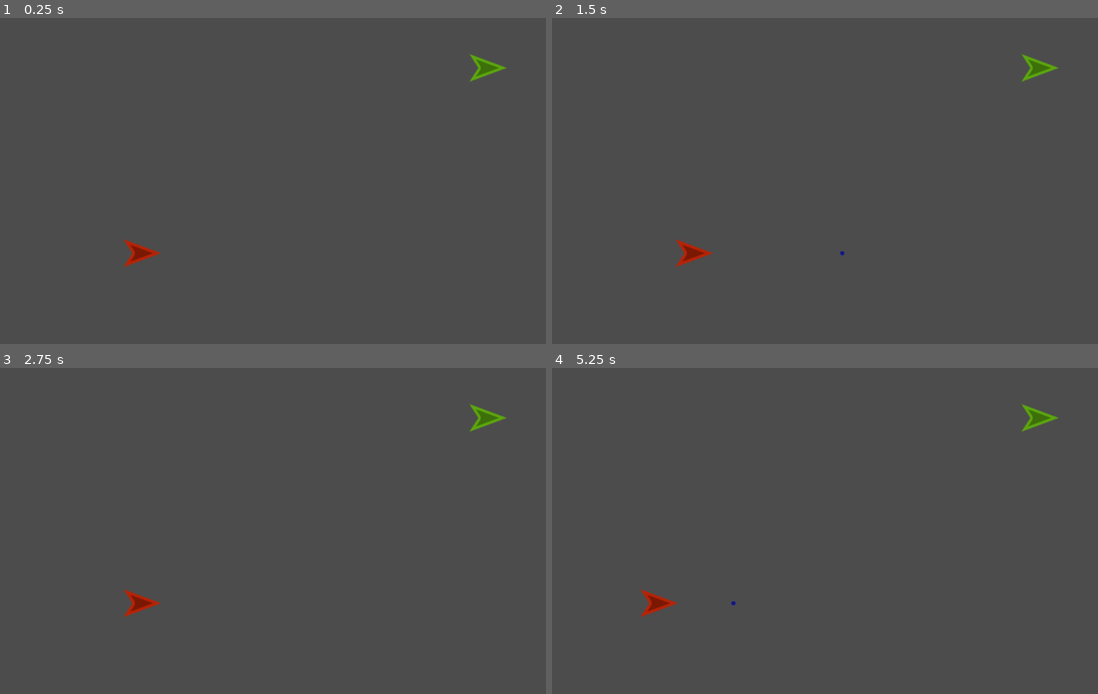
Above: before the commit, frames 1-4 (two rows, left to right).
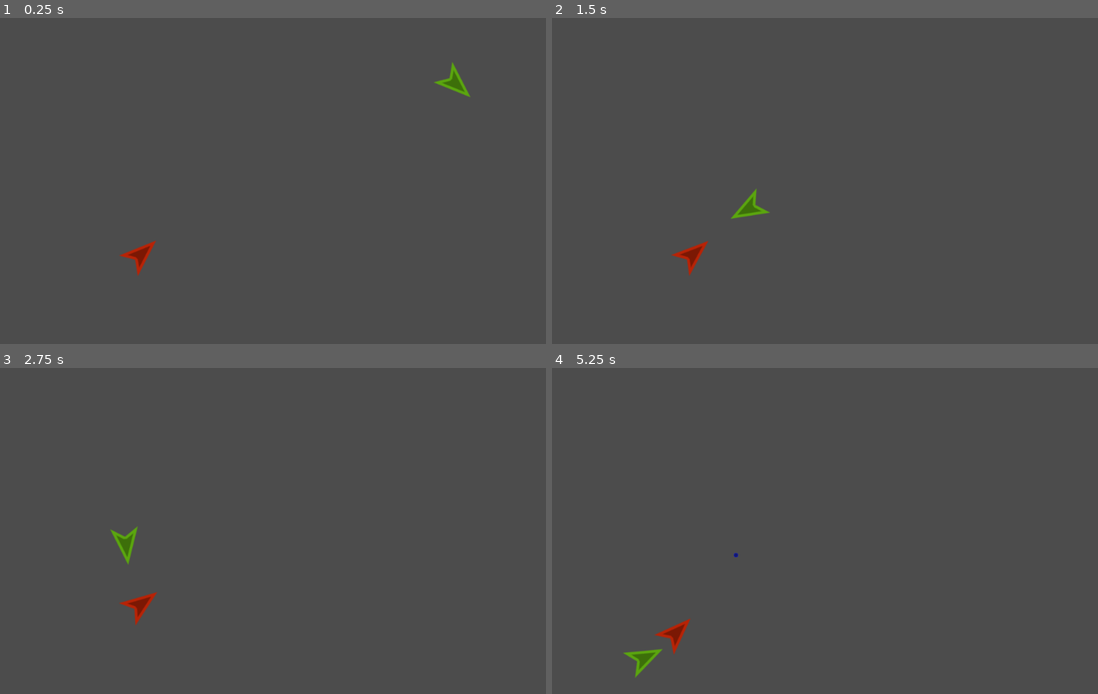
Above: after the commit, the same moments.

Repository: GDQuest/godot-steering-ai-framework
Game: Godot game, scene res://demos/Quickstart/QuickStartDemo.tscn
Same seed, same stepped clock (60 frames per second), same inputs: the game is played once before the commit and once after it. The project has no main scene, so this scene is started directly.
Inputs (mouse positions are in pixels of both pictures, inside the frame that each line leads up to):
- Up to frame 1 (0.25 s): no input
- Up to frame 2 (1.5 s): move the mouse to (999, 145) at 0.52 s; hold D (sf_right) 0.53-1.25 s; click (999, 145) at 0.67 s; drag from (737, 181) to (830, 236) at 1.27 s
- Up to frame 3 (2.75 s): move the mouse to (371, 433) at 2.02 s; hold D (sf_right) from 2.03 s (still down)
- Up to frame 4 (5.25 s): release D (sf_right) at 2.75 s; drag from (830, 586) to (677, 459) at 2.77 s; move the mouse to (1048, 566) at 3.52 s; hold A (sf_left) 3.53-4.25 s; drag from (677, 459) to (770, 423) at 4.27 s; move the mouse to (890, 514) at 5.02 s; hold S (sf_down) from 5.03 s (still down); click (890, 514) at 5.17 s

The runs differ from the first frame. In frame 1, 0.8% of the frame differs, in the area x 21-93%, y 11-80%; in frame 2, 0.8%; in frame 3, 0.7%; in frame 4, 1.0%, in the area x 13-93%, y 11-96%.
Error before the commit: Invalid set index 'max_linear_speed' (on base: 'Reference (GSTSteeringAgent.gd)') with value of type 'float'. (res://demos/Quickstart/Player.gd:23)

Commit message:
Refactor remaining variable name inconsistencies

Diff:
--- a/project/demos/Quickstart/Agent.gd
+++ b/project/demos/Quickstart/Agent.gd
@@ -49,10 +49,10 @@
 
 func _ready() -> void:
 	# ---------- Configuration for our agent ----------
-	agent.max_linear_speed = speed_max
-	agent.max_linear_acceleration = acceleration_max
-	agent.max_angular_speed = deg2rad(angular_speed_max)
-	agent.max_angular_acceleration = deg2rad(angular_acceleration_max)
+	agent.linear_speed_max = speed_max
+	agent.linear_acceleration_max = acceleration_max
+	agent.angular_speed_max = deg2rad(angular_speed_max)
+	agent.angular_acceleration_max = deg2rad(angular_acceleration_max)
 	agent.bounding_radius = calculate_radius($CollisionPolygon2D.polygon)
 	update_agent()
 
@@ -60,7 +60,7 @@
 	# Pursue will happen while the player is in good health. It produces acceleration that takes
 	# the agent on an intercept course with the target, predicting its position in the future
 	var pursue := GSTPursue.new(agent, player_agent)
-	pursue.max_predict_time = 1.5
+	pursue.predict_time_max = 1.5
 
 	# Flee will happen while the player is in bad health, so will start disabled. It produces
 	# acceleration that takes the agent directly away from the target with no prediction.
@@ -121,7 +121,7 @@
 	# velocity, just acceleration, so we clamp the result ourselves here.
 	velocity = (velocity + Vector2(
 					acceleration.linear.x, acceleration.linear.y)
-	).clamped(agent.max_linear_speed)
+	).clamped(agent.linear_speed_max)
 
 	# This applies drag on the agent's motion, helping it slow down naturally
 	velocity = velocity.linear_interpolate(Vector2.ZERO, linear_drag)
@@ -133,8 +133,8 @@
 	# We then do something similar to apply our agent's rotational speed
 	angular_velocity = clamp(
 			angular_velocity + acceleration.angular,
-			-agent.max_angular_speed,
-			agent.max_angular_speed
+			-agent.angular_speed_max,
+			agent.angular_speed_max
 	)
 	# This applies drag on the agent's rotation, helping it slow down naturally
 	angular_velocity = lerp(angular_velocity, 0, angular_drag)
--- a/project/demos/Quickstart/Player.gd
+++ b/project/demos/Quickstart/Player.gd
@@ -1,15 +1,14 @@
 extends KinematicBody2D
 
 
-export var maximum_speed := 650.0 # Maximum possible linear velocity
-export var maximum_acceleration := 70.0 # Maximum change in linear velocity
-export var maximum_rotation_speed := 240 # Maximum rotation velocity represented in degrees
-export var maximum_rotation_accel := 40 # Maximum change in rotation velocity represented in degrees
+export var speed_max := 650.0
+export var acceleration_max := 70.0
+export var rotation_speed_max := 240
+export var rotation_accel_max := 40
 export var bullet: PackedScene
 
 var velocity := Vector2.ZERO
 var angular_velocity := 0.0
-var bullet_cache := []
 var direction := Vector2.RIGHT
 
 onready var agent := GSTSteeringAgent.new()
@@ -20,10 +19,10 @@
 
 
 func _ready() -> void:
-	agent.max_linear_speed = maximum_speed
-	agent.max_linear_acceleration = maximum_acceleration
-	agent.max_angular_speed = deg2rad(maximum_rotation_speed)
-	agent.max_angular_acceleration = deg2rad(maximum_rotation_accel)
+	agent.linear_speed_max = speed_max
+	agent.linear_acceleration_max = acceleration_max
+	agent.angular_speed_max = deg2rad(rotation_speed_max)
+	agent.angular_acceleration_max = deg2rad(rotation_accel_max)
 	agent.bounding_radius = calculate_radius($CollisionPolygon2D.polygon)
 	update_agent()
 
@@ -42,14 +41,14 @@
 
 	direction = Vector2(sin(-rotation), cos(rotation))
 
-	velocity += direction * maximum_acceleration * movement
-	velocity = velocity.clamped(maximum_speed)
+	velocity += direction * acceleration_max * movement
+	velocity = velocity.clamped(speed_max)
 	velocity = velocity.linear_interpolate(Vector2.ZERO, 0.1)
 	velocity = move_and_slide(velocity)
 
 	face.calculate_steering(accel)
 	angular_velocity += accel.angular
-	angular_velocity = clamp(angular_velocity, -agent.max_angular_speed, agent.max_angular_speed)
+	angular_velocity = clamp(angular_velocity, -agent.angular_speed_max, agent.angular_speed_max)
 	angular_velocity = lerp(angular_velocity, 0, 0.1)
 	rotation += angular_velocity * delta
 
@@ -66,6 +65,7 @@
 			next_bullet.player = self
 			next_bullet.start(-direction)
 			bullets.add_child(next_bullet)
+
 
 func get_movement() -> float:
 	return Input.get_action_strength("sf_down") - Input.get_action_strength("sf_up")
Not shown, changed: docs/quickstart.md
